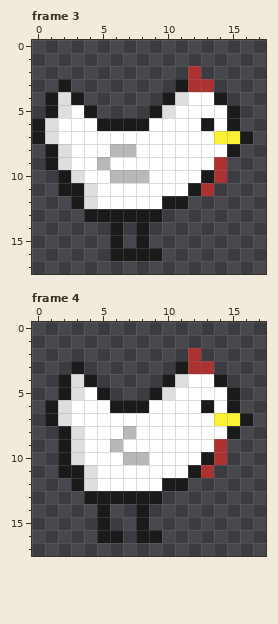
Pixel-art file: assets/chicken.aseprite. This is how it looked before the edit.
18x18 pixels, 4 frames. Shown: frame 3, frame 4.
Now the later version:
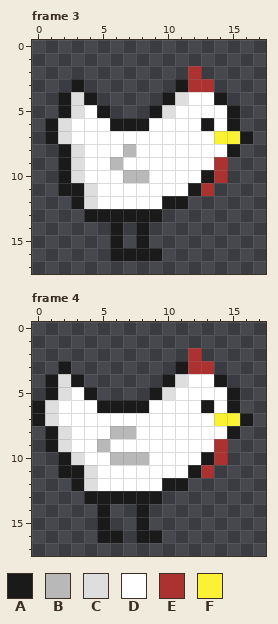
Palette (. is transparent): A #1a1a1a  B #b8b8b8  C #dedede  D #ffffff  E #ac3232  F #fbf236
Edits made:
Frame 3:
The author put colour A in row 3 at x 3; in row 4 at x 4; in row 5 at x 5.
Colour C becomes colour A in rows 4 to 5 at x 2; in rows 6 to 7 at x 1; in rows 8 to 9 at x 2.
Colour D becomes colour B in row 9 at x 6.
Colour A becomes colour C in row 4 at x 3.
Colour D becomes colour C in row 5 at x 3; in rows 6 to 7 at x 2; in rows 8 to 9 at x 3.
Colour A becomes colour D in row 5 at x 4; in row 6 at x 5.
Colour B becomes colour D in row 8 at x 6; in row 9 at x 5; in row 10 at x 6.
The edit erases colour A in row 3 at x 2; in rows 4 to 5 at x 1; in rows 6 to 7 at x 0; in rows 8 to 9 at x 1.
Frame 4:
The author put colour A in row 3 at x 2; in rows 4 to 5 at x 1; in rows 6 to 7 at x 0; in rows 8 to 9 at x 1.
Colour C becomes colour A in row 4 at x 3.
Colour D becomes colour A in row 5 at x 4; in row 6 at x 5.
Colour D becomes colour B in row 8 at x 6; in row 9 at x 5; in row 10 at x 6.
Colour A becomes colour C in rows 4 to 5 at x 2; in rows 6 to 7 at x 1; in rows 8 to 9 at x 2.
Colour B becomes colour D in row 9 at x 6.
Colour C becomes colour D in row 5 at x 3; in rows 6 to 7 at x 2; in rows 8 to 9 at x 3.
The edit erases colour A in row 3 at x 3; in row 4 at x 4; in row 5 at x 5.
